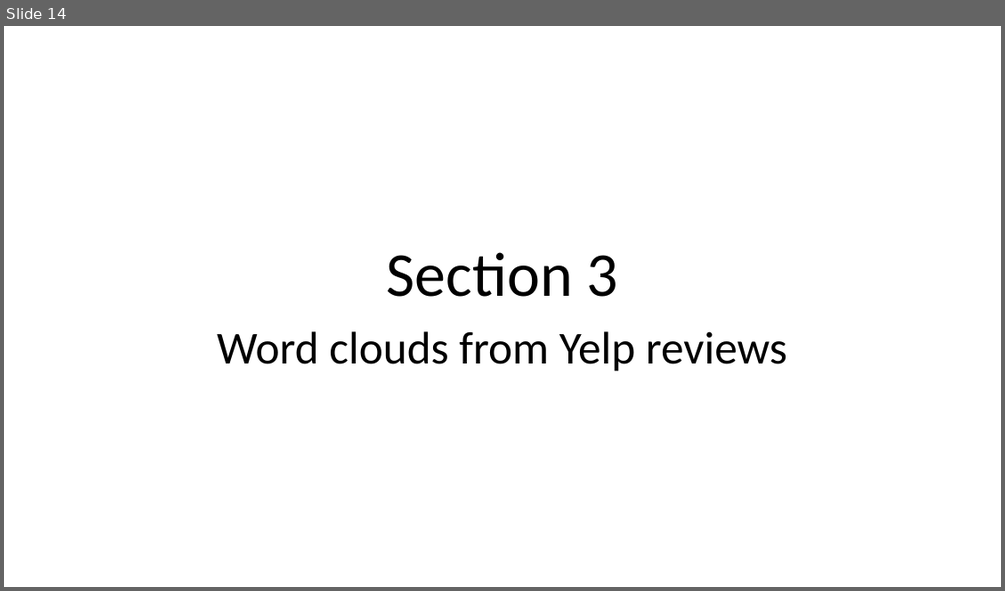
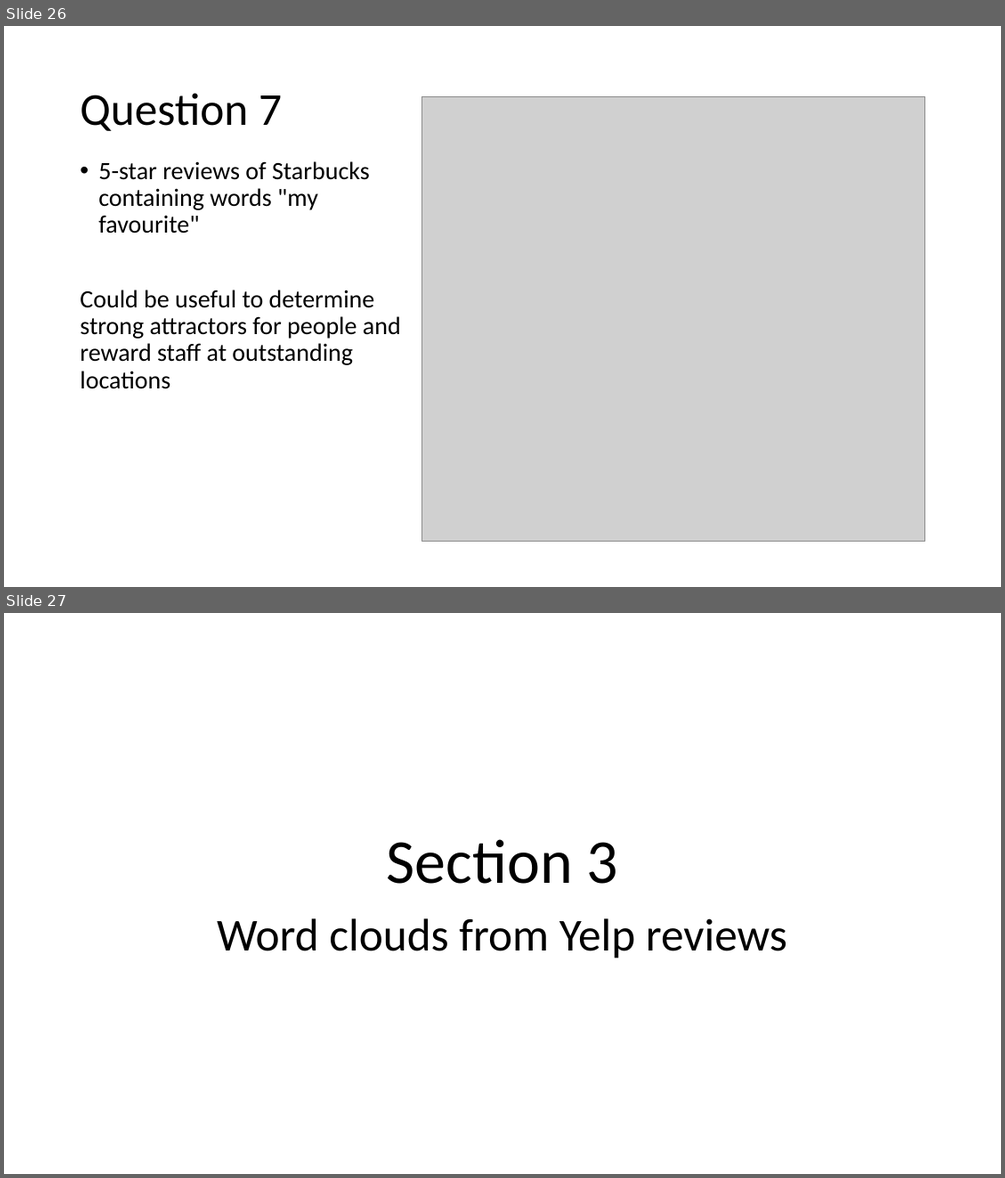
Before and after one commit to stepan-o/lift, a slide deck: presentations/Yelp_dataset_results.pptx. Shown one above the other, each under a label of ours: slide 14 before the commit, slides 26 and 27 after it. The pictures are 1005x591 and 1005x1178 pixels, drawn with LibreOffice and Linux fonts; fonts in the diff are those of the drawing; grey boxes stand for pictures. Boxes give left, top, right and bottom in pixels: in the first picture for what was removed or moved away, otherwise in the second. Text is boxed around its words. In the diff, an @@ line names an element or a change of style, - is before the commit and + after.

```diff
--- a/presentations/Yelp_dataset_results.pptx
+++ b/presentations/Yelp_dataset_results.pptx
@@ slide 26 added at [4,26,1001,587], background #FFFFFF @@
@@ title added at [80,93,282,131], 44 pt, text #000000 @@
+Question 7
@@ picture added at [422,96,924,540] @@
@@ text added at [80,161,401,389], 24 pt, text #000000 @@
+• 5-star reviews of Starbucks containing words "my favourite"
+Could be useful to determine strong attractors for people and reward staff at outstanding locations
@@ what was slide 14 is now slide 27 @@
```
Also in this commit, not shown: 1 slide changed, 13 other slides added, 1 slide removed.
